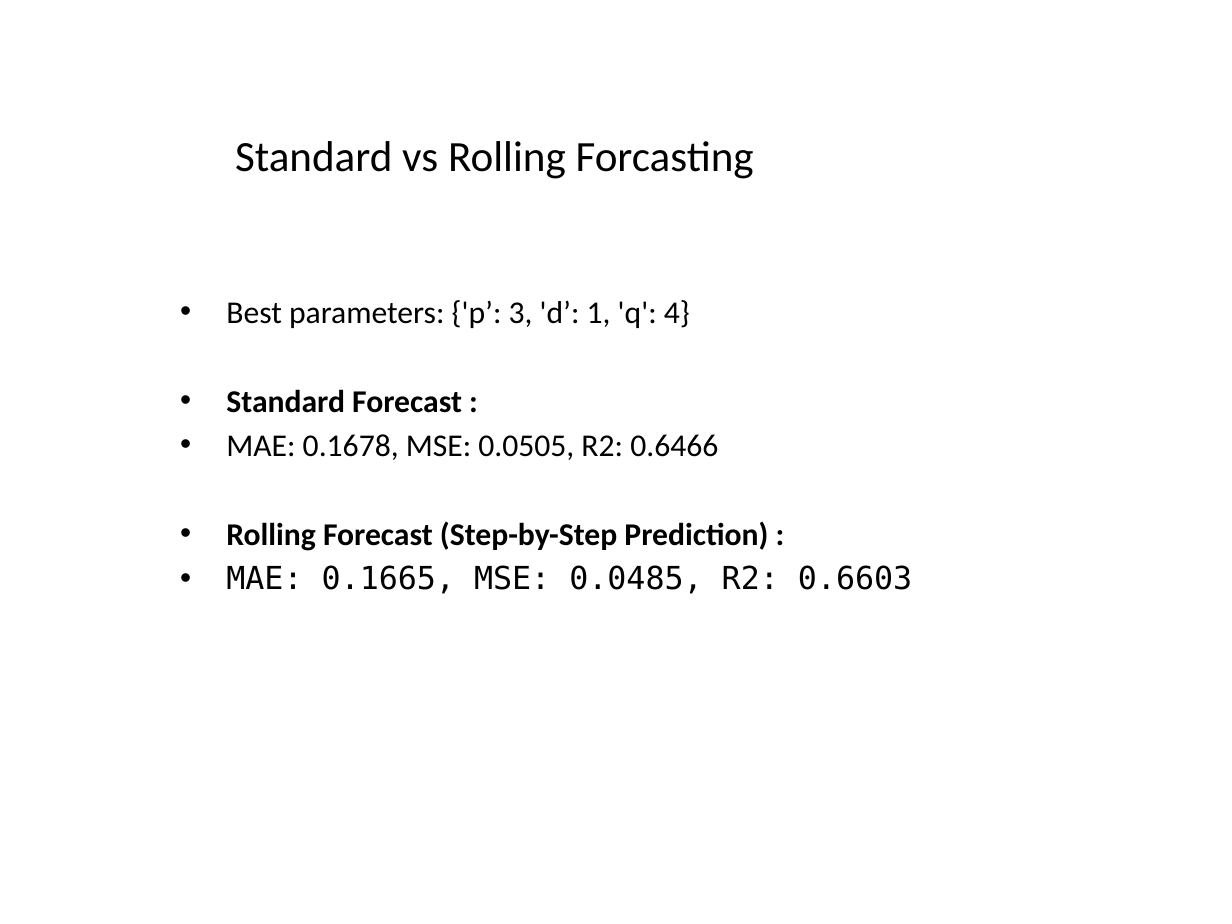
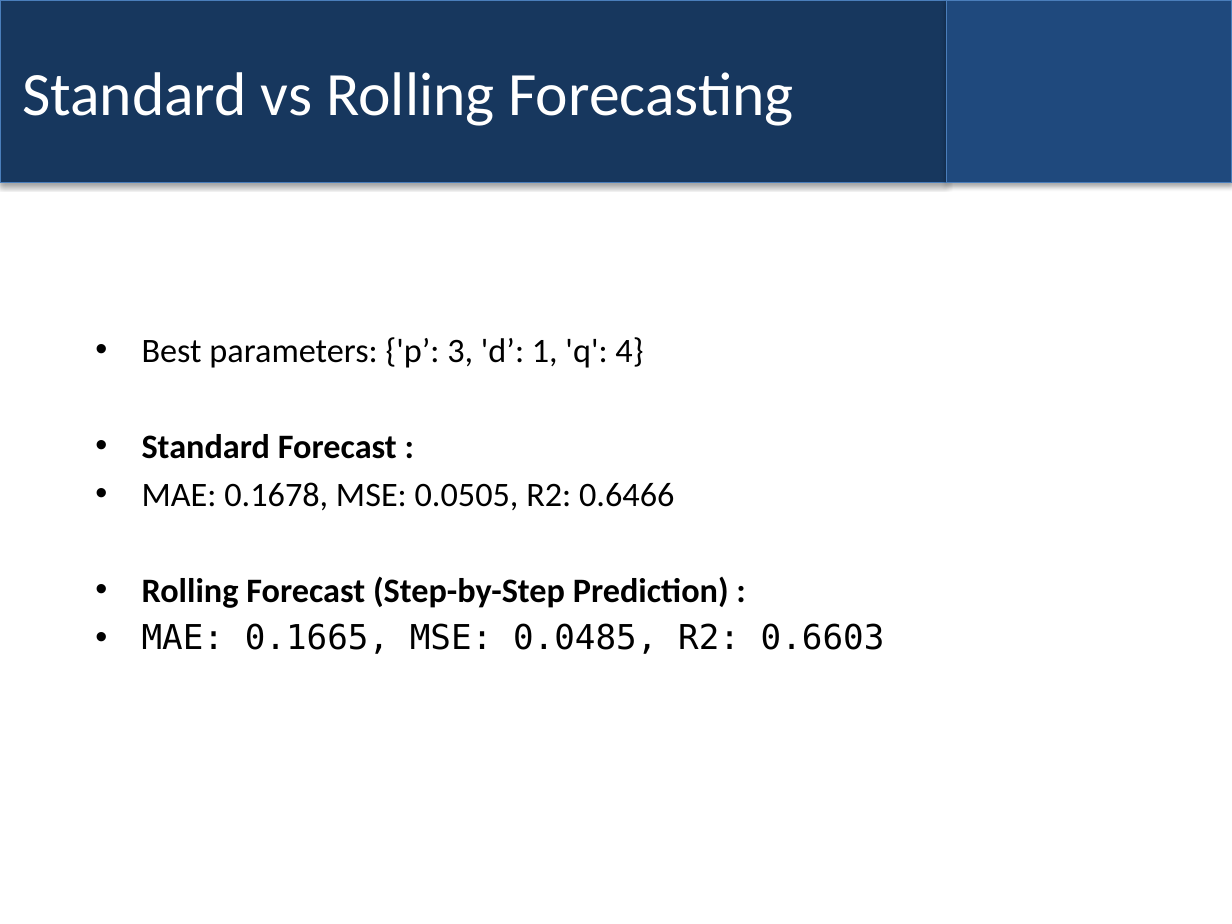
Before and after one commit to bhusalgokarna/Ds_FinalProject, a slide deck: slide 16 of models/Time_Series_EDA_Forecasting_Model_.pptx. Drawn at 1232x924 pixels with LibreOffice and Linux fonts; fonts in the diff are those of the drawing. Boxes give left, top, right and bottom in pixels: in the first picture for what was removed or moved away, otherwise in the second. Text is boxed around its words. In the diff, an @@ line names an element or a change of style, - is before the commit and + after.

```diff
--- a/models/Time_Series_EDA_Forecasting_Model_.pptx
+++ b/models/Time_Series_EDA_Forecasting_Model_.pptx
@@ rectangle added at (0,0,947,182), fill #17375E, outline #4B7EBC 0.75 pt @@
@@ rectangle added at (947,0,1232,182), fill #1F497D, outline #4B7EBC 0.75 pt @@
@@ title at (22,72,793,126): text changed; size 25.2 to 36 pt; text colour #000000 to #FFFFFF @@
-Standard vs Rolling Forcasting
+Standard vs Rolling Forecasting
@@ text "Best parameters: {'p’: 3, 'd’: ...": place and size @@
-text "Best parameters: {'p’: 3, 'd’: ..." at (226,300,912,594)
+text "Best parameters: {'p’: 3, 'd’: ..." at (142,337,885,654)
@@ text "Best parameters: {'p’: 3, 'd’: ..." at (142,337,885,654): size 18.5 to 20 pt @@
```
Also in this commit, not shown: 22 other slides changed, 2 slides added, 2 slides removed, 1 other file.
